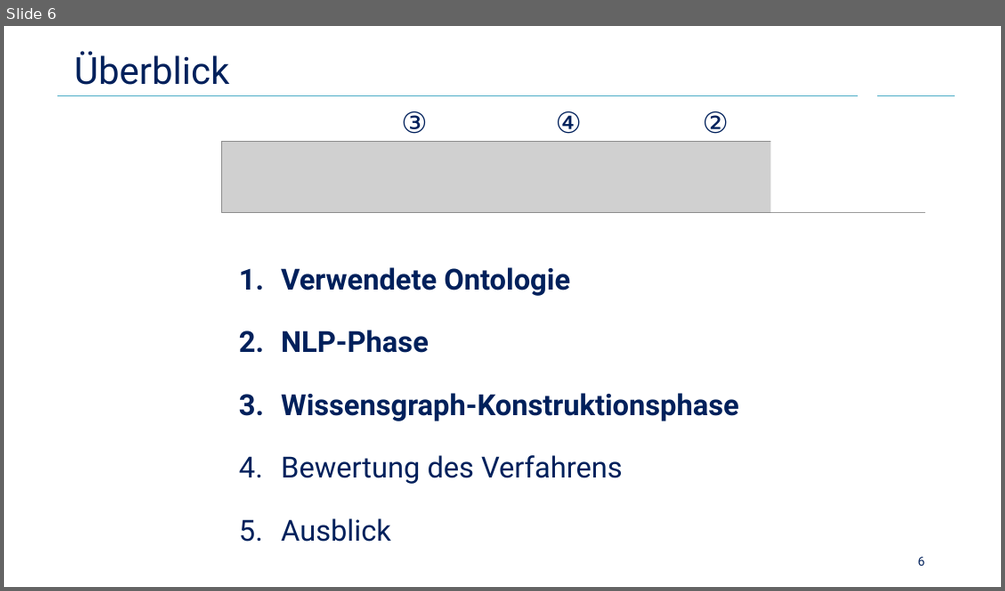
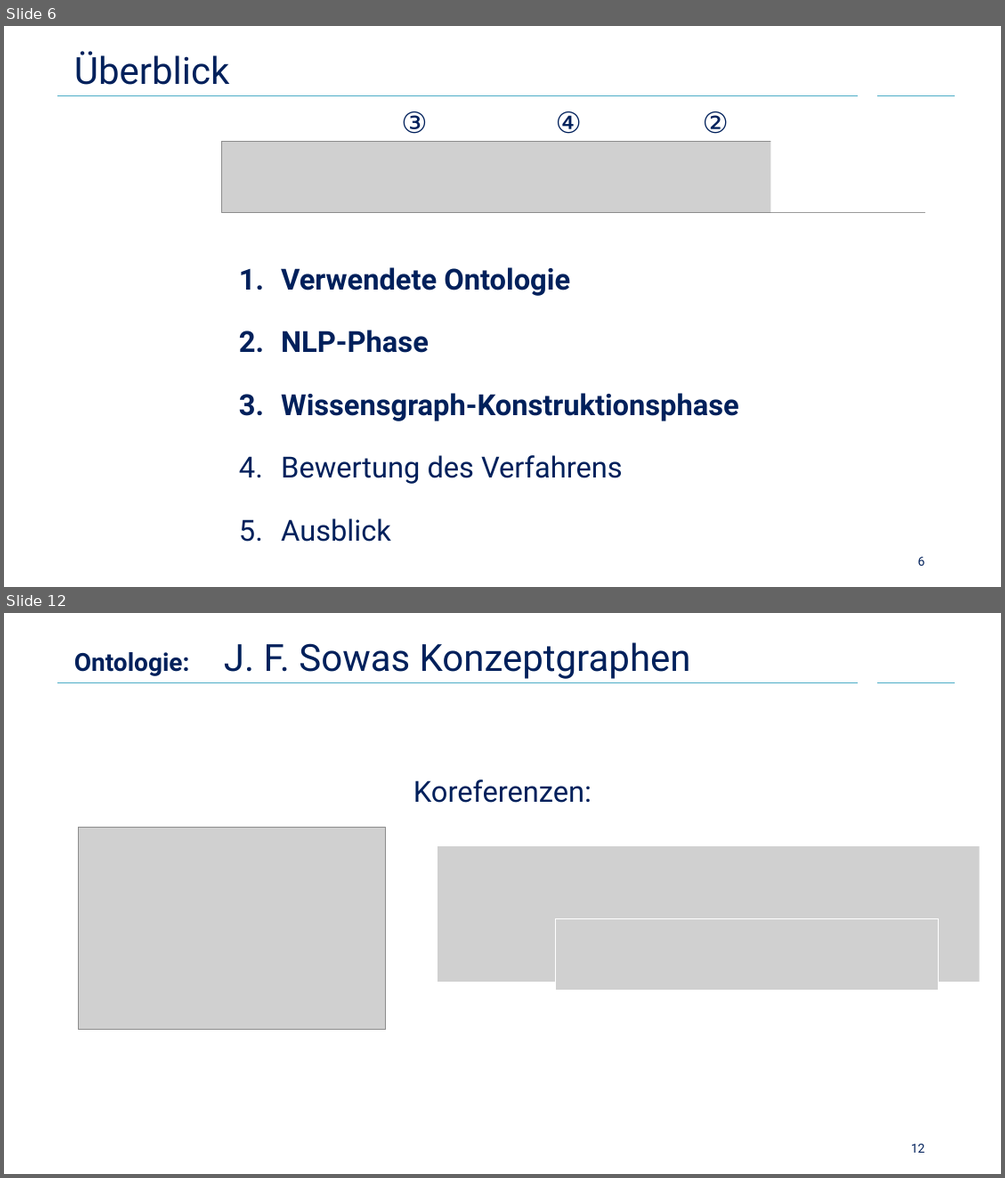
Before and after one commit to Cortys/bachelor-thesis, a slide deck: presentation/presentation.pptx. Shown one above the other, each under a label of ours: slide 6 before the commit, slides 6 and 12 after it; the slides between them are not shown. The pictures are 1005x591 and 1005x1178 pixels, drawn with LibreOffice and Linux fonts; fonts in the diff are those of the drawing; grey boxes stand for pictures; background and template pictures are left out. Boxes give left, top, right and bottom in pixels: in the first picture for what was removed or moved away, otherwise in the second. Text is boxed around its words. In the diff, an @@ line names an element or a change of style, - is before the commit and + after.

```diff
--- a/presentation/presentation.pptx
+++ b/presentation/presentation.pptx
@@ slide 12 added at [4,613,1001,1174], background #FFFFFF; not listed: 2 template elements that a slide beside it also shows @@
@@ title added at [74,642,691,679], 36 pt, text #00205B @@
+Ontologie: J. F. Sowas Konzeptgraphen
@@ text added at [413,779,591,803], 28 pt, text #00205B @@
+Koreferenzen:
@@ picture added at [79,827,386,1030] @@
@@ picture added at [437,846,979,981] @@
@@ picture added at [556,919,938,989] @@
@@ page number added at [911,1143,925,1152], 12 pt, text #00205B @@
+12
```
Also in this commit, not shown: 14 other slides added, 18 other files.
